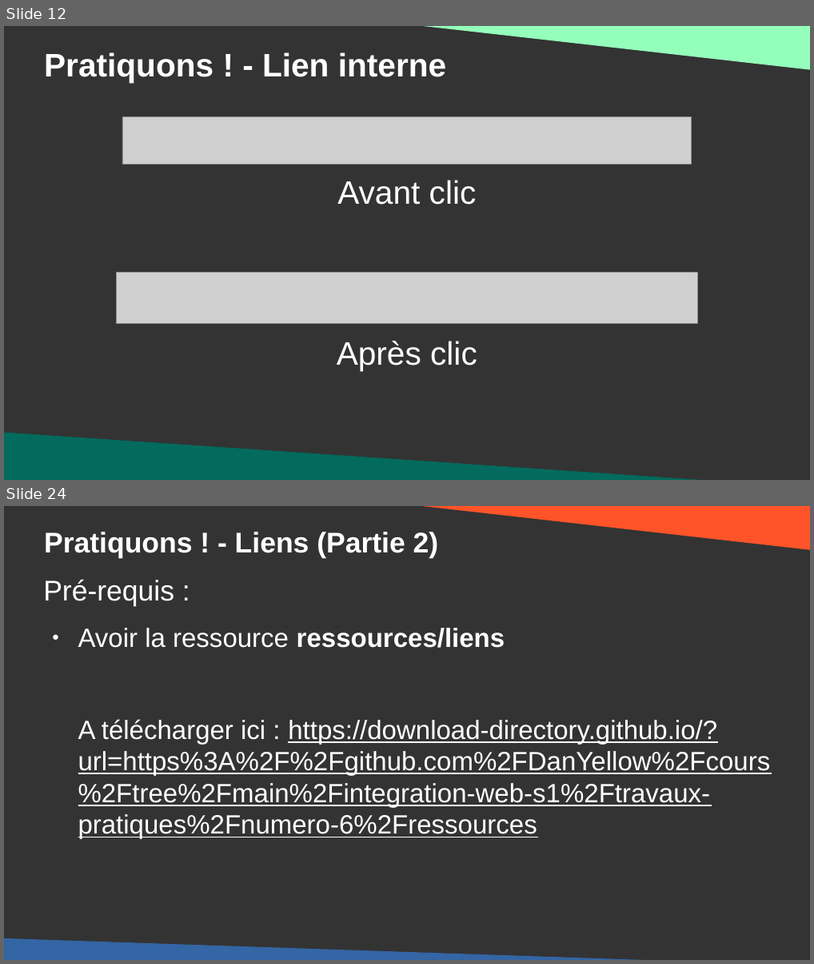
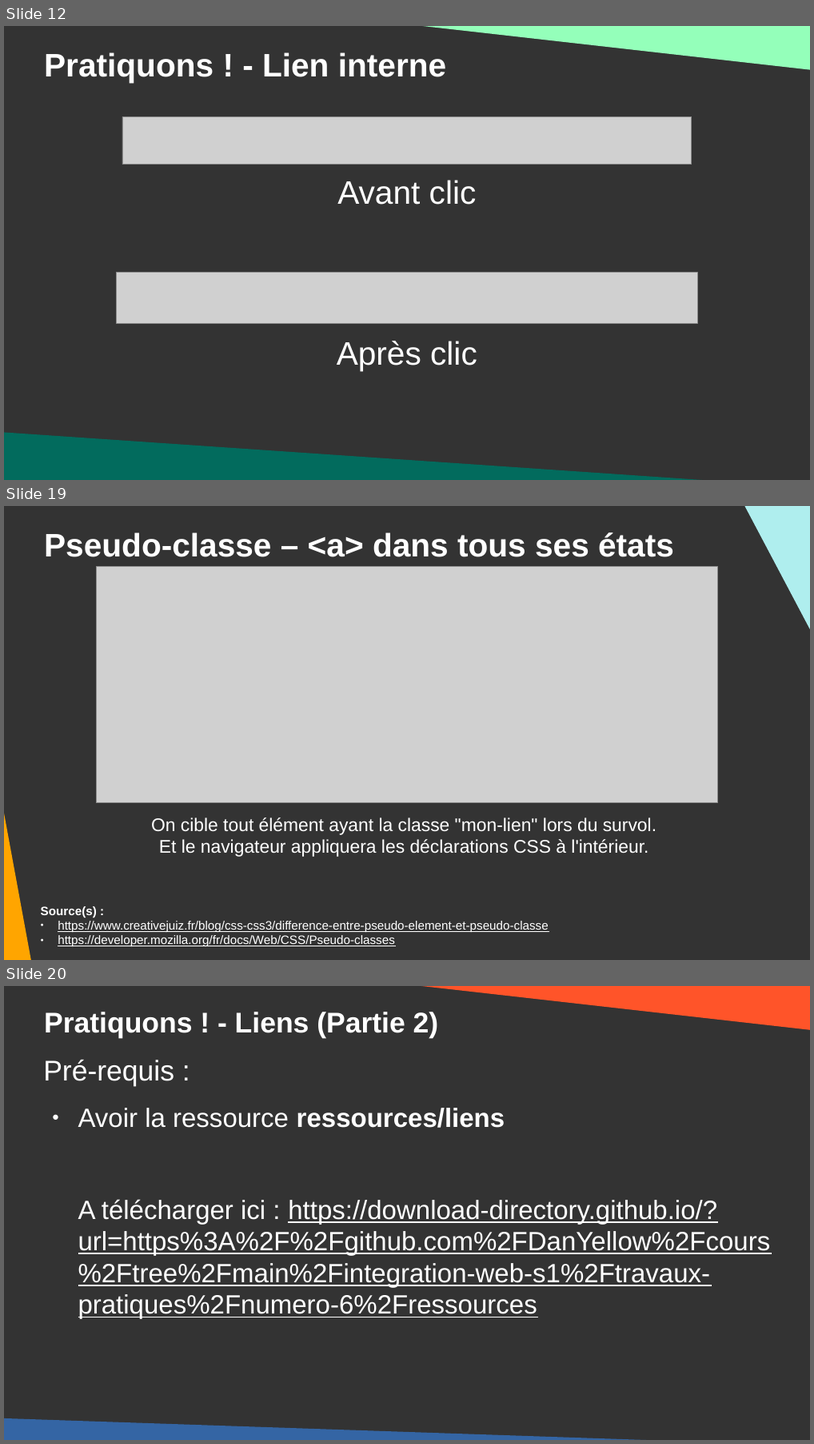
Before and after one commit to DanYellow/cours, a slide deck: integration-web-s1/travaux-pratiques/numero-6/presentation.odp. Shown one above the other, each under a label of ours: slides 12 and 24 before the commit, slides 12, 19 and 20 after it; the slides between them are not shown. The pictures are 814x964 and 814x1444 pixels, drawn with LibreOffice and Linux fonts; fonts in the diff are those of the drawing; grey boxes stand for pictures. Boxes give left, top, right and bottom in pixels: in the first picture for what was removed or moved away, otherwise in the second. Text is boxed around its words. In the diff, an @@ line names an element or a change of style, - is before the commit and + after.

```diff
--- a/integration-web-s1/travaux-pratiques/numero-6/presentation.odp
+++ b/integration-web-s1/travaux-pratiques/numero-6/presentation.odp
@@ slide 19 added at <box>4,506,810,960</box>, background #333333 @@
@@ right triangle added at <box>736,506,810,723</box>, fill #AFEEEE @@
@@ title added at <box>44,532,674,557</box>, 32 pt, text #FFFFFF, bold @@
+Pseudo-classe – <a> dans tous ses états
@@ right triangle added at <box>4,576,34,960</box>, fill #FFA500 @@
@@ picture added at <box>96,567,718,803</box> @@
@@ text added at <box>151,817,657,856</box>, 18 pt, text #FFFFFF @@
+On cible tout élément ayant la classe "mon-lien" lors du survol.
+Et le navigateur appliquera les déclarations CSS à l'intérieur.
@@ text added at <box>41,906,548,946</box>, 12 pt, text #FFFFFF, underline @@
+Source(s) :
+● https://www.creativejuiz.fr/blog/css-css3/difference-entre-pseudo-element-et-pseudo-classe
+● https://developer.mozilla.org/fr/docs/Web/CSS/Pseudo-classes
@@ what was slide 24 is now slide 20 @@
```
Also in this commit, not shown: 18 slides changed, 3 other slides added, 3 other files.
